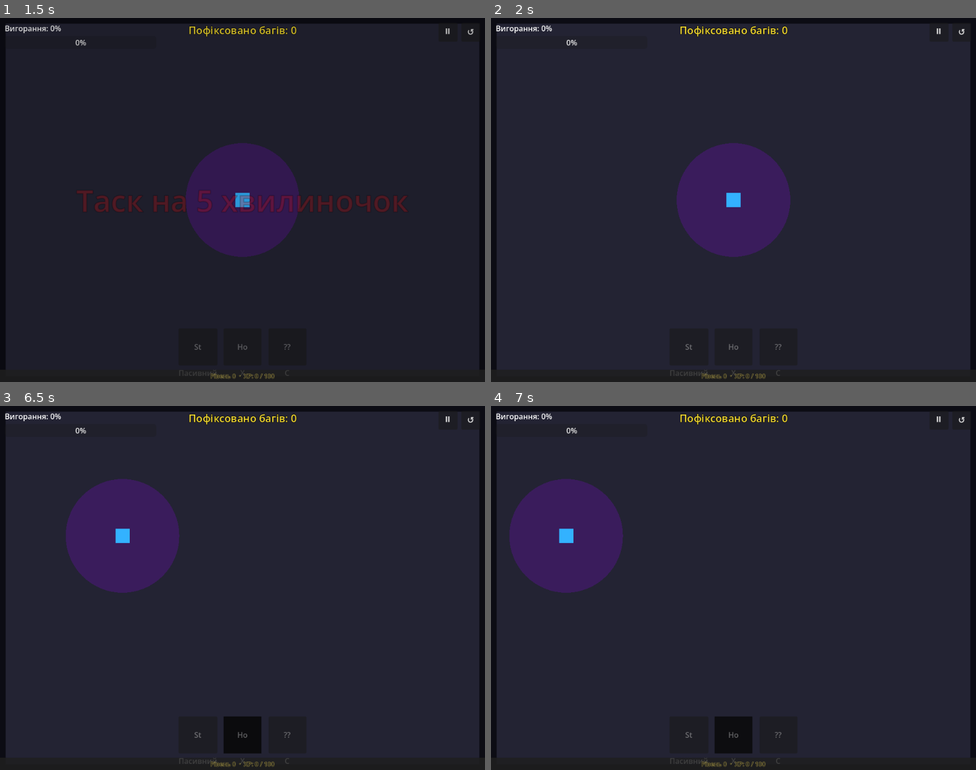
Above: before the commit, frames 1-4 (two rows, left to right).
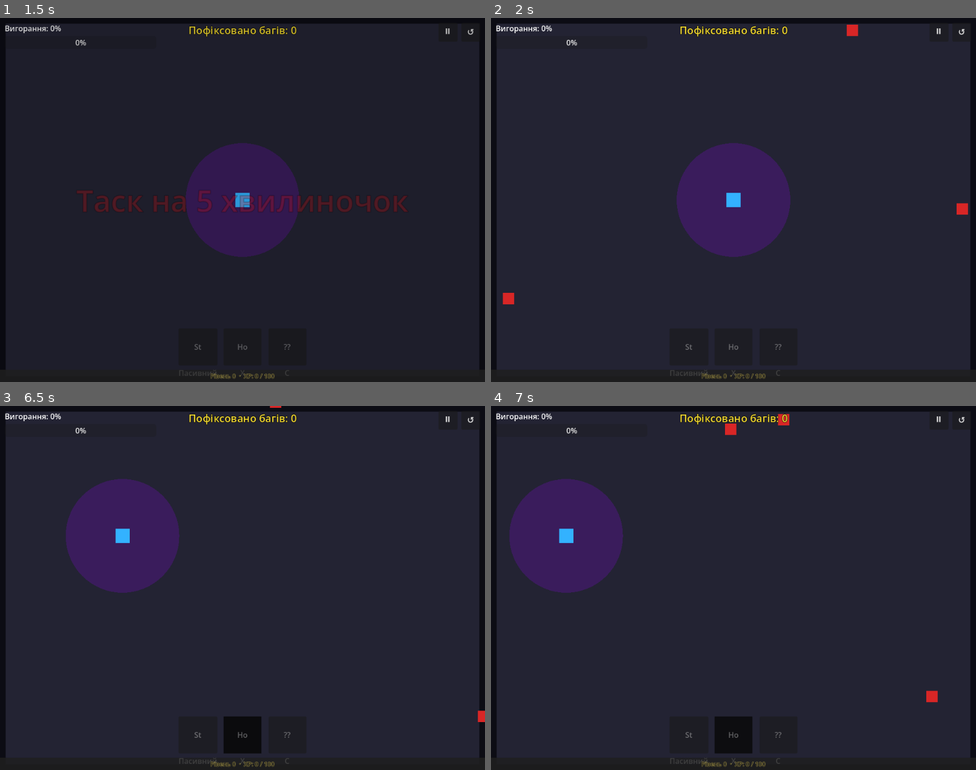
Above: after the commit, the same moments.

Repository: kodlon/DEVvsBUGS
Game: Godot game, scene res://scenes/main.tscn
Two runs of this game, one before a commit and one after it. Both use one fixed random seed, a clock stepped at 60 frames per second and the inputs below.
Inputs (mouse positions are in pixels of both pictures, inside the frame that each line leads up to):
- Up to frame 1 (1.5 s): click "▶ ПОЧАТИ ГРУ" at 0.5 s; click "⏸" at 1.25 s
- Up to frame 2 (2 s): no input
- Up to frame 3 (6.5 s): click "↺" at 2 s; tap Enter at 2.75, 4.25 s; move the mouse to (349, 569) at 2.77 s; hold Right (ui_right) 2.78-3.53 s; tap X at 2.85, 4.35, 5.85 s; click (349, 569) at 2.92 s; tap Space at 3.5, 5 s; move the mouse to (145, 606) at 3.52 s; hold Down (ui_down) 3.53-4.28 s; tap C at 3.6, 5.1 s; move the mouse to (291, 507) at 4.27 s; hold Right (ui_right) 4.28-5.03 s; move the mouse to (218, 660) at 5.02 s; hold Up (ui_up) 5.03-5.78 s; click (218, 660) at 5.17 s; move the mouse to (388, 642) at 5.77 s; hold Left (ui_left) from 5.78 s (still down)
- Up to frame 4 (7 s): keep holding Left (ui_left); move the mouse to (588, 533) at 6.52 s; tap C at 6.6 s

Frame 1 is identical in both runs. In frame 2, 0.2% of the frame differs, in the area x 2-99%, y 1-79%; in frame 3, less than 0.1%; in frame 4, 0.2%.

Commit message:
Changed spawn logic and balance

Diff:
--- a/config/game_config.gd
+++ b/config/game_config.gd
@@ -94,37 +94,37 @@
 const WAVE_CONFIG := [
 	{  # Хвиля 1: "Таск на 5 хвилиночок"
 		"name": "Таск на 5 хвилиночок",
-		"duration": 60.0,
-		"spawn_delay_min": 1.5,
-		"spawn_delay_max": 2.5,
+		"duration": 45.0,
+		"spawn_delay_min": 3,
+		"spawn_delay_max": 5,
 		"weights": [85, 10, 0, 0, 5],
 	},
 	{  # Хвиля 2: "Мерж-конфлікт у мейні"
 		"name": "Мерж-конфлікт у мейні",
 		"duration": 60.0,
-		"spawn_delay_min": 1.0,
-		"spawn_delay_max": 1.8,
-		"weights": [50, 35, 10, 0, 5],
+		"spawn_delay_min": 3,
+		"spawn_delay_max": 6,
+		"weights": [50, 35, 5, 5, 5],
 	},
 	{  # Хвиля 3: "Правки від замовника"
 		"name": "Правки від замовника\n(П'ятниця, 17:50)",
-		"duration": 75.0,
-		"spawn_delay_min": 0.7,
-		"spawn_delay_max": 1.2,
-		"weights": [40, 20, 15, 20, 5],
+		"duration": 60.0,
+		"spawn_delay_min": 2,
+		"spawn_delay_max": 4,
+		"weights": [40, 15, 15, 25, 5],
 	},
 	{  # Хвиля 4: "ПРОД ВПАВ!"
 		"name": "ПРОД ВПАВ!\nУсі на кол!",
-		"duration": 90.0,
-		"spawn_delay_min": 0.4,
-		"spawn_delay_max": 0.8,
+		"duration": 75.0,
+		"spawn_delay_min": 2,
+		"spawn_delay_max": 3,
 		"weights": [30, 30, 20, 15, 5],
 	},
 	{  # Хвиля 5: "РЕЛІЗНИЙ КРАНЧ" — безкінечна
 		"name": "РЕЛІЗНИЙ КРАНЧ:\nДедлайн був вчора!!!",
 		"duration": -1.0,
-		"spawn_delay_min": 0.3,
-		"spawn_delay_max": 0.5,
+		"spawn_delay_min": 2,
+		"spawn_delay_max": 3,
 		"escalate_interval": 30.0,
 		"escalate_amount": 0.05,
 		"spawn_delay_hardcap": 0.1,
--- a/scripts/player_stats.gd
+++ b/scripts/player_stats.gd
@@ -4,7 +4,7 @@
 
 # ── Характеристики гравця ─────────────────────────────────────
 var base_damage: float      = 10.0
-var fire_rate_delay: float  = 0.5
+var fire_rate_delay: float  = 0.8
 var pierce_count: int       = 0
 var attack_range: float     = 300.0
 var move_speed: float       = 200.0
--- a/scripts/spawner.gd
+++ b/scripts/spawner.gd
@@ -68,7 +68,9 @@
 	# Спавнимо ворогів
 	_spawn_timer -= delta
 	if _spawn_timer <= 0.0:
-		_spawn_enemy()
+		var amount_to_spawn := randi_range(2, 3)
+		for i in amount_to_spawn:
+			_spawn_enemy()
 		_spawn_timer = randf_range(_spawn_delay_min, _spawn_delay_max) * PlayerStats.spawn_delay_mult
 
 func _start_wave() -> void:
@@ -77,7 +79,11 @@
 	_wave_timer      = wave_cfg.duration
 	_spawn_delay_min = wave_cfg.spawn_delay_min
 	_spawn_delay_max = wave_cfg.spawn_delay_max
-	_spawn_timer     = randf_range(_spawn_delay_min, _spawn_delay_max) * PlayerStats.spawn_delay_mult
+
+	if _current_wave == 0:
+		_spawn_timer = 0.0
+	else:
+		_spawn_timer = randf_range(_spawn_delay_min, _spawn_delay_max) * PlayerStats.spawn_delay_mult
 
 	if wave_cfg.duration < 0.0:
 		_escalate_timer = wave_cfg.escalate_interval
